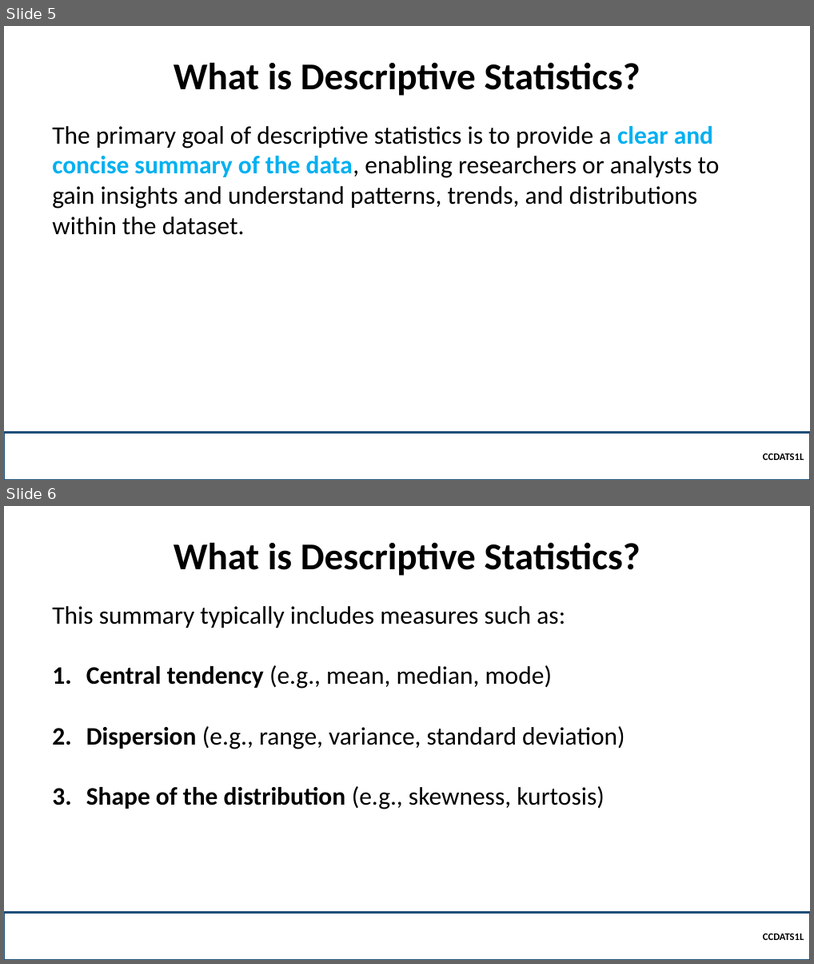
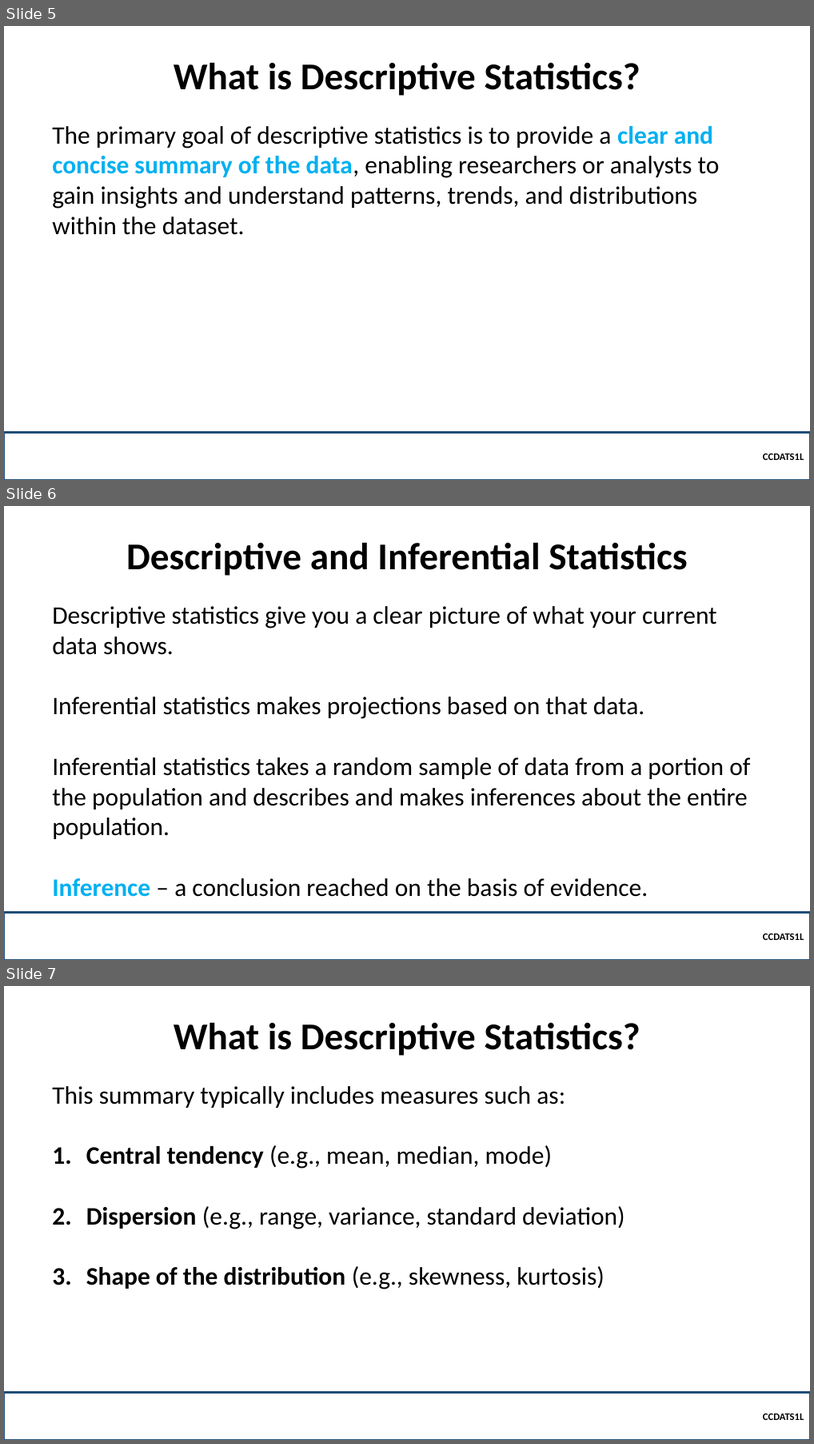
Before and after one commit to robitussin/CCDATS1L, a slide deck: week_6/Descriptive Statistics.pptx. Shown one above the other, each under a label of ours: slides 5 and 6 before the commit, slides 5, 6 and 7 after it. The pictures are 814x964 and 814x1444 pixels, drawn with LibreOffice and Linux fonts; fonts in the diff are those of the drawing; background and template pictures are left out. Boxes give left, top, right and bottom in pixels: in the first picture for what was removed or moved away, otherwise in the second. Text is boxed around its words. In the diff, an @@ line names an element or a change of style, - is before the commit and + after.

Commit message:
Added implementation of descriptive statistics

```diff
--- a/week_6/Descriptive Statistics.pptx
+++ b/week_6/Descriptive Statistics.pptx
@@ slide 6 added at box(4, 506, 810, 960), background picture (left out) @@
@@ title added at box(126, 542, 687, 576), 45 pt, text #000000, bold @@
+Descriptive and Inferential Statistics
@@ text added at box(52, 606, 750, 896), 30 pt, text #000000 @@
+Descriptive statistics give you a clear picture of what your current data shows.
+Inferential statistics makes projections based on that data.
+Inferential statistics takes a random sample of data from a portion of the population and describes and makes inferences about the entire population.
+Inference – a conclusion reached on the basis of evidence.
@@ rectangle added at box(4, 912, 810, 960), outline #1F4E79 2.25 pt, 12 pt, text #000000, bold @@
+  CCDATS1L
@@ what was slide 6 is now slide 7 @@
```
Also in this commit, not shown: 1 slide changed, 1 other slide added, 2 other files.
